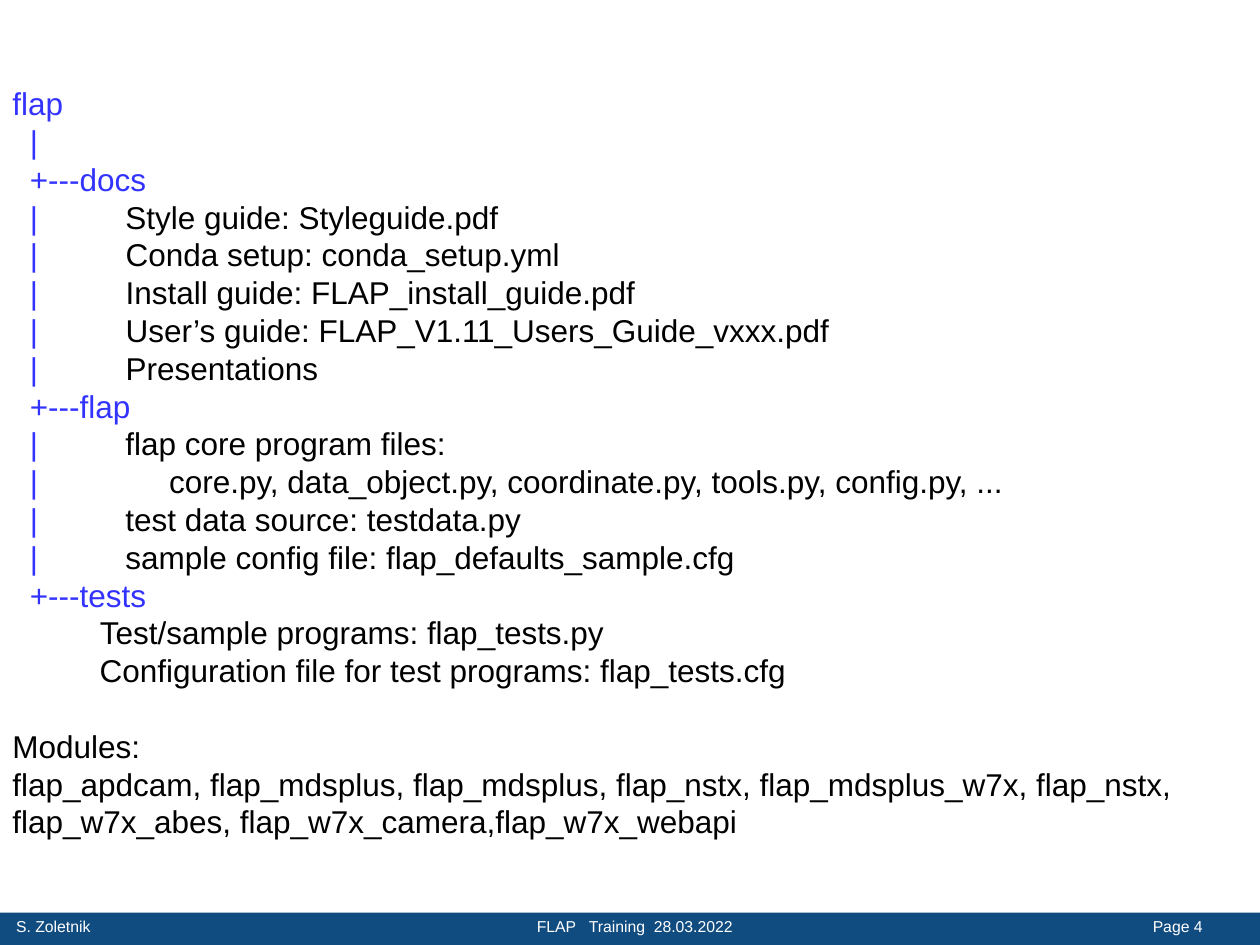
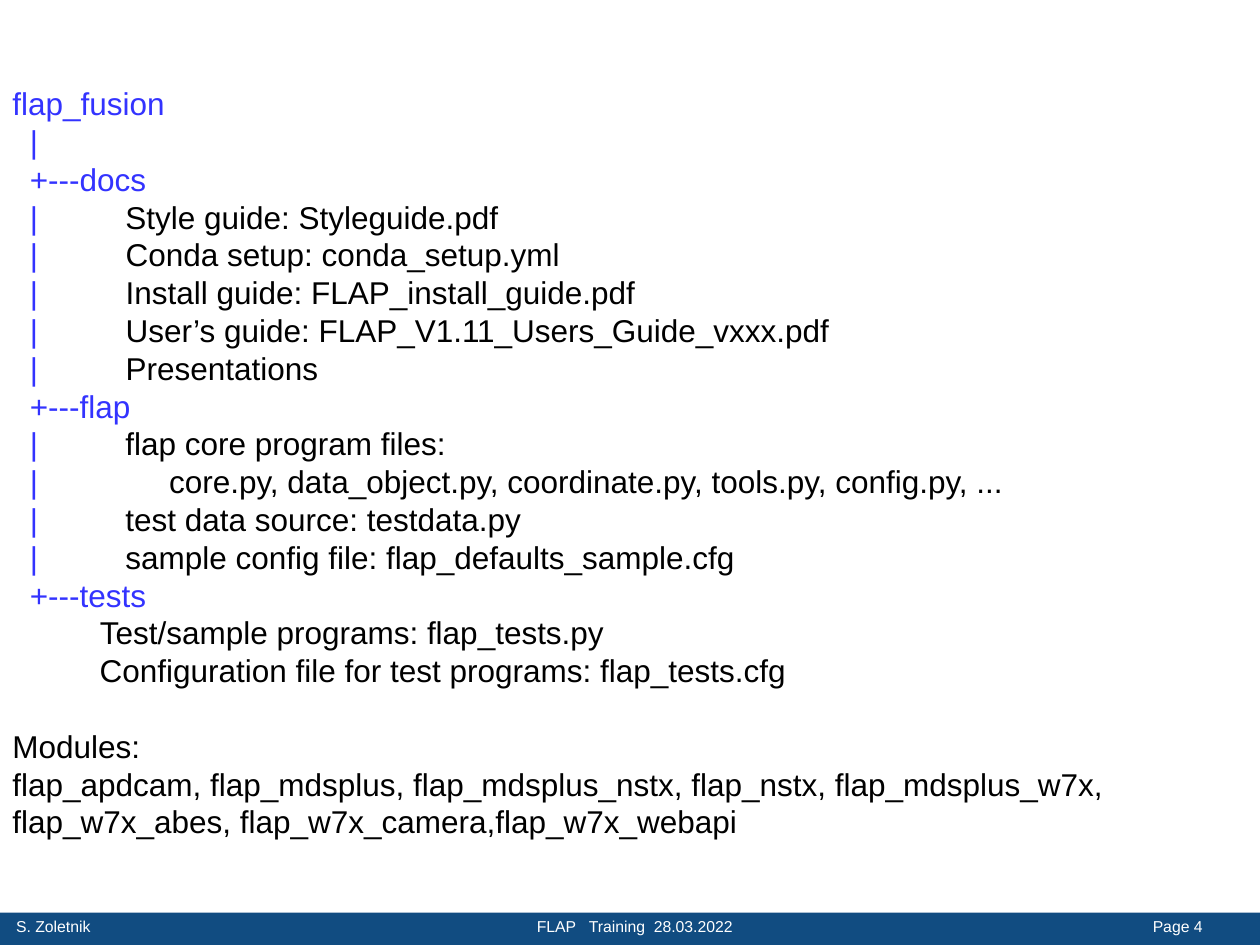
Before and after one commit to fusion-flap/flap, a slide deck: slide 4 of docs/FLAP_Training_20220328.pptx. Drawn at 1260x945 pixels with LibreOffice and Linux fonts; fonts in the diff are those of the drawing; background and template pictures are left out. Boxes give left, top, right and bottom in pixels: in the first picture for what was removed or moved away, otherwise in the second. Text is boxed around its words. In the diff, an @@ line names an element or a change of style, - is before the commit and + after.

```diff
--- a/docs/FLAP_Training_20220328.pptx
+++ b/docs/FLAP_Training_20220328.pptx
@@ text at [12, 92, 164, 121]: text changed @@
-flap
+flap_fusion
@@ text at [12, 773, 1103, 839]: text changed @@
-flap_apdcam, flap_mdsplus, flap_mdsplus, flap_nstx, flap_mdsplus_w7x, flap_nstx, flap_w7x_abes, flap_w7x_camera,flap_w7x_webapi
+flap_apdcam, flap_mdsplus, flap_mdsplus_nstx, flap_nstx, flap_mdsplus_w7x, flap_w7x_abes, flap_w7x_camera,flap_w7x_webapi
```
Also in this commit, not shown: 5 other slides changed, 1 other file.
